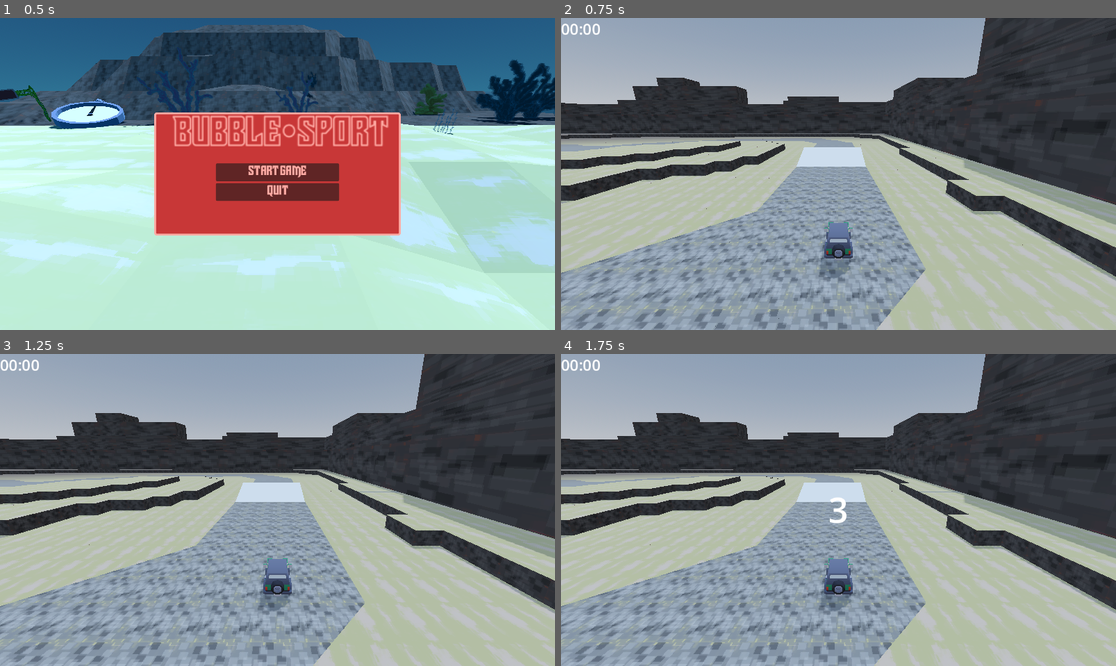
Above: before the commit, frames 1-4 (two rows, left to right).
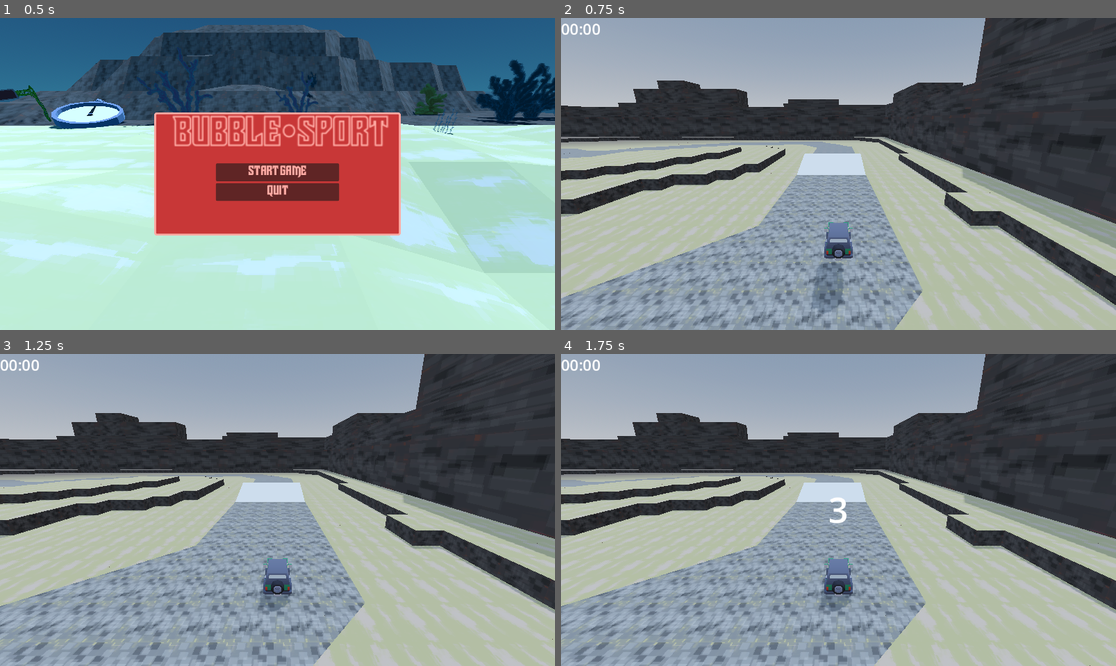
Above: after the commit, the same moments.

Repository: juhanakristian/ggj2025
Game: Godot game, scene res://scenes/main/main.tscn
The game is run twice, just before and just after one commit, with the same random seed, the same clock (stepped at 60 frames per second) and the same inputs.
Inputs (mouse positions are in pixels of both pictures, inside the frame that each line leads up to):
- Up to frame 1 (0.5 s): no input
- Up to frame 2 (0.75 s): click "Start Game" at 0.5 s
- Up to frame 3 (1.25 s): no input
- Up to frame 4 (1.75 s): tap Enter at 1.25 s; move the mouse to (960, 494) at 1.27 s; hold D (steer_right) from 1.28 s (still down); hold E from 1.28 s (still down); click (960, 494) at 1.42 s

Frame 1 is identical in both runs. In frame 2, 28% of the frame differs, in the area x 0-100%, y 0-100%; in frame 3, less than 0.1%; in frame 4, less than 0.1%.

Commit message:
feat: game reset

Diff:
--- a/project.godot
+++ b/project.godot
@@ -45,6 +45,11 @@
 , Object(InputEventJoypadMotion,"resource_local_to_scene":false,"resource_name":"","device":-1,"axis":0,"axis_value":1.0,"script":null)
 ]
 }
+reset={
+"deadzone": 0.5,
+"events": [Object(InputEventKey,"resource_local_to_scene":false,"resource_name":"","device":-1,"window_id":0,"alt_pressed":false,"shift_pressed":false,"ctrl_pressed":false,"meta_pressed":false,"pressed":false,"keycode":0,"physical_keycode":82,"key_label":0,"unicode":114,"location":0,"echo":false,"script":null)
+]
+}
 
 [rendering]
 
--- a/scenes/game/game.tscn
+++ b/scenes/game/game.tscn
@@ -20,9 +20,12 @@
 tonemap_mode = 2
 glow_enabled = true
 
-[node name="Game" type="Node"]
+[node name="Game" type="Node" node_paths=PackedStringArray("car", "time_system", "countdown")]
 script = ExtResource("1_xhe04")
 game_data = ExtResource("2_2bjbc")
+car = NodePath("Car")
+time_system = NodePath("Time")
+countdown = NodePath("Countdown")
 
 [node name="DirectionalLight3D" type="DirectionalLight3D" parent="."]
 transform = Transform3D(-0.866025, -0.433013, 0.25, 0, 0.5, 0.866025, -0.5, 0.75, -0.433013, 0, 0, 0)
--- a/scenes/game/scripts/game.gd
+++ b/scenes/game/scripts/game.gd
@@ -15,6 +15,10 @@
 # Game state
 @export var game_data : GameData
 var state : GameState = GameState.INIT
+
+@export var car : Node
+@export var time_system : Node
+@export var countdown : Node
 
 ## Starts loading the track
 func load_track(track : Track):
@@ -57,6 +61,8 @@
 
 func _ready():
 	print("Game::_ready -> Starting load_track: %s" % game_data)
+	countdown.connect("countdown_complete", Callable(self, "_on_countdown_complete"))
+	time_system.connect("race_complete", Callable(self, "_on_race_complete"))
 	load_track(game_data.track)
 
 ## Initializes the race
@@ -65,6 +71,9 @@
 	# Emits signal for hiding the loading_screen from the Main scene.
 	game_scene_loaded.emit()
 	state = GameState.WAITING_START
+	car.emit_signal("reset_car")
+	time_system.emit_signal("init_time")
+	countdown.emit_signal("start_countdown")
 	print("Game::init_race -> Race initialized, waiting for start")
 
 
@@ -80,3 +89,16 @@
 	if Input.is_action_just_pressed("ui_cancel"):
 		print("Game::_process UI Cancel was just pressed")
 		game_scene_exit.emit()
+
+	if Input.is_action_just_pressed("reset") and state == GameState.FINISH:
+		print("Game::_process Reset was just pressed")
+		state = GameState.INIT_RACE
+
+
+func _on_countdown_complete():
+	state = GameState.RACE
+	print("Game::_on_countdown_complete -> State changed to: %s" % state)
+
+func _on_race_complete():
+	state = GameState.FINISH
+	print("Game::_on_race_complete -> State changed to: %s" % state)
--- a/scenes/player/scripts/car.gd
+++ b/scenes/player/scripts/car.gd
@@ -4,6 +4,8 @@
 signal lap_completed()
 
 signal toggle_controls(enabled: bool)
+
+signal reset_car()
 
 var checkpoint_id = 0
 var next_checkpoint = 1
@@ -28,6 +30,7 @@
 func _ready() -> void:
 	connect("checkpoint_entered", Callable(self, "_on_checkpoint_entered"))
 	connect("toggle_controls", Callable(self, "_on_toggle_controls"))
+	connect("reset_car", Callable(self, "_on_reset_car"))
 
 func _physics_process(_delta: float) -> void:
 	car_mesh.position = position + sphere_offset
@@ -82,3 +85,12 @@
 
 func _on_toggle_controls(enabled: bool) -> void:
 	controls_enabled = enabled
+
+
+func _on_reset_car() -> void:
+	position = Vector3(0, 1, 0)
+	linear_velocity = Vector3.ZERO
+	angular_velocity = Vector3.ZERO
+	body_mesh.rotation = Vector3(0, deg_to_rad(-180), 0)
+	car_mesh.global_transform.basis = Basis.IDENTITY
+	next_checkpoint = 1
--- a/scenes/ui/countdown.gd
+++ b/scenes/ui/countdown.gd
@@ -5,9 +5,16 @@
 @onready var car = $"../Car"
 @onready var time = $"../Time"
 
+@export var game: Node
+
+signal start_countdown()
+signal countdown_complete()
+
 # Called when the node enters the scene tree for the first time.
 func _ready() -> void:
 	car.controls_enabled = false
+
+	connect("start_countdown", Callable(self, "_start_countdown"))
 
 	timer.connect("timeout", Callable(self, "_on_timeout"))
 	timer.start()
@@ -27,9 +34,13 @@
 		text = "GO!"
 		car.controls_enabled = true
 		time.start_time()
+		emit_signal("countdown_ended")
 
 	label.visible = true
 	label.text = text
 
 func _on_timeout():
 	label.visible = false
+
+func _start_countdown():
+	timer.start()
--- a/scenes/ui/time.gd
+++ b/scenes/ui/time.gd
@@ -6,10 +6,15 @@
 @onready var lap3_label: Label = $Lap3Label
 @onready var car = $"../Car"
 
+signal init_time()
+signal race_complete()
+
 var time_running = false
 var time = 0.0
 var lap_times = []
 var max_laps = 3
+
+var best_time = 0.0
 
 func start_time():
 	if !time_running:
@@ -19,7 +24,11 @@
 func stop_time():
 	time_running = false
 
-func reset_time():
+func _on_init():
+	reset_lap_time()
+	lap_times = []
+
+func reset_lap_time():
 	time = 0.0
 	label.text = "00:00"
 	lap1_label.text = ""
@@ -28,6 +37,9 @@
 
 func record_lap_time():
 	if time_running:
+		if time < best_time or best_time == 0.0:
+			best_time = time
+
 		var formatted_time = format_time(time)
 		lap_times.append(formatted_time)
 
@@ -39,8 +51,9 @@
 
 # Called when the node enters the scene tree for the first time.
 func _ready() -> void:
-	reset_time()
+	connect("init_time", Callable(self, "_on_init"))
 	car.connect("lap_completed", Callable(self, "_on_lap_completed"))
+
 
 # Called every frame. 'delta' is the elapsed time since the previous frame.
 func _process(delta: float) -> void:
@@ -54,8 +67,10 @@
 
 func _on_lap_completed() -> void:
 	record_lap_time()
-	reset_time()
+	reset_lap_time()
 
+	# final lap completed
 	if lap_times.size() >= max_laps:
 		stop_time()
 		car.emit_signal("toggle_controls", false)
+		emit_signal("race_complete")
